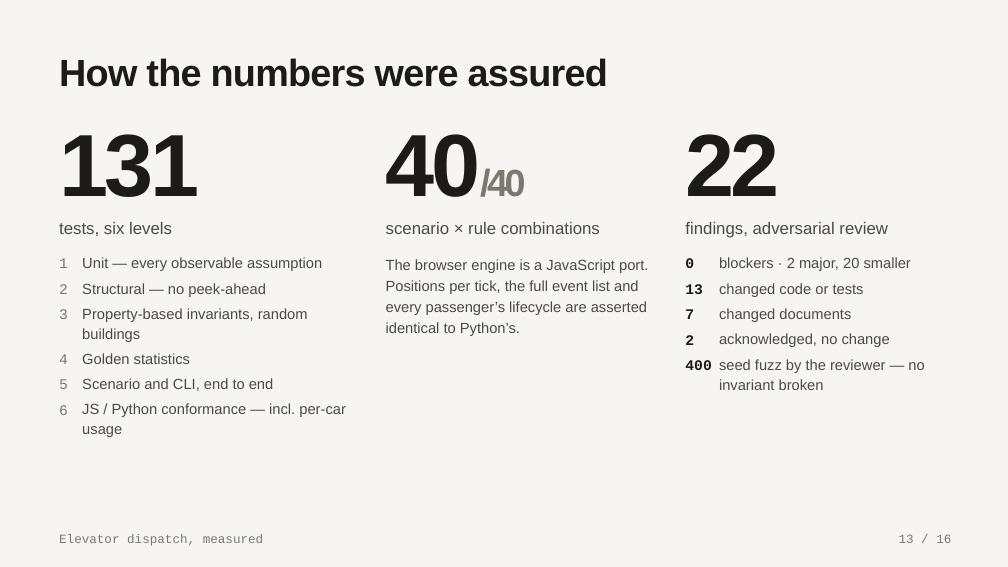
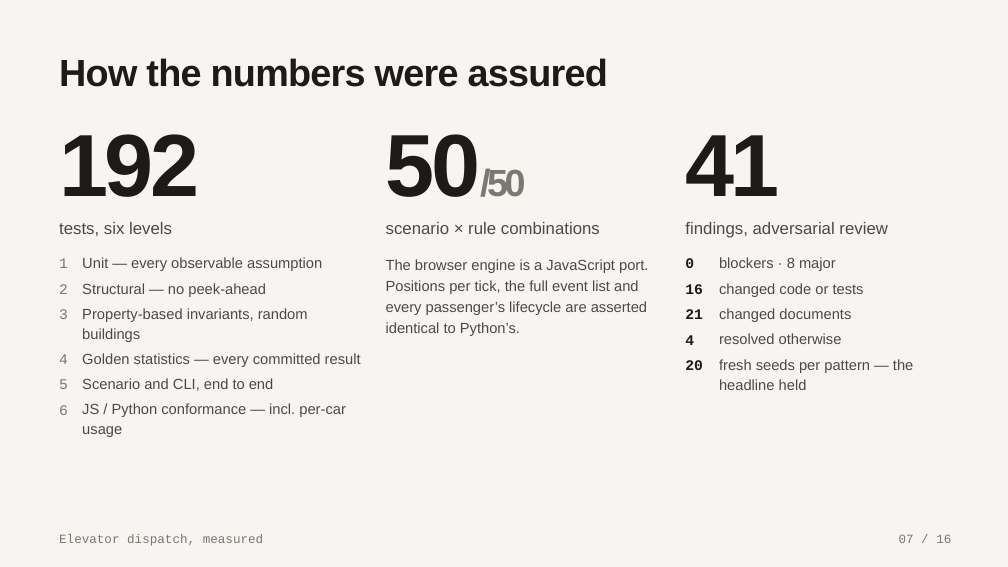
Before and after one commit to samuelgregorovic/elevator-dispatch-sim, a slide deck: slide 7 of docs/presentation/elevator-dispatch.pptx (slide 13 before the commit). Drawn at 1008x567 pixels with LibreOffice and Linux fonts; fonts in the diff are those of the drawing. Boxes give left, top, right and bottom in pixels: in the first picture for what was removed or moved away, otherwise in the second. Text is boxed around its words. In the diff, an @@ line names an element or a change of style, - is before the commit and + after.

```diff
--- a/docs/presentation/elevator-dispatch.pptx
+++ b/docs/presentation/elevator-dispatch.pptx
@@ text at [59, 134, 199, 197]: text changed @@
-131
+192
@@ text at [386, 134, 525, 197]: text changed @@
-40/40
+50/50
@@ text at [685, 135, 780, 196]: text changed @@
-22
+41
@@ text at [719, 257, 836, 271]: text changed @@
-blockers · 2 major, 20 smaller
+blockers · 8 major
@@ text at [685, 284, 703, 294]: text changed @@
-13
+16
@@ text at [685, 309, 703, 319]: text changed @@
-7
+21
@@ text at [82, 353, 361, 367]: text changed @@
-Golden statistics
+Golden statistics — every committed result
@@ text at [685, 335, 694, 345]: text changed @@
-2
+4
@@ text at [719, 333, 842, 344]: text changed @@
-acknowledged, no change
+resolved otherwise
@@ text at [719, 359, 913, 390]: text changed @@
-seed fuzz by the reviewer — no invariant broken
+fresh seeds per pattern — the headline held
@@ text at [685, 360, 703, 370]: text changed @@
-400
+20
@@ text at [899, 534, 951, 543]: text changed @@
-13 / 16
+07 / 16
```
Also in this commit, not shown: 9 other slides changed, 1 slide added, 1 slide removed, 22 other files.
